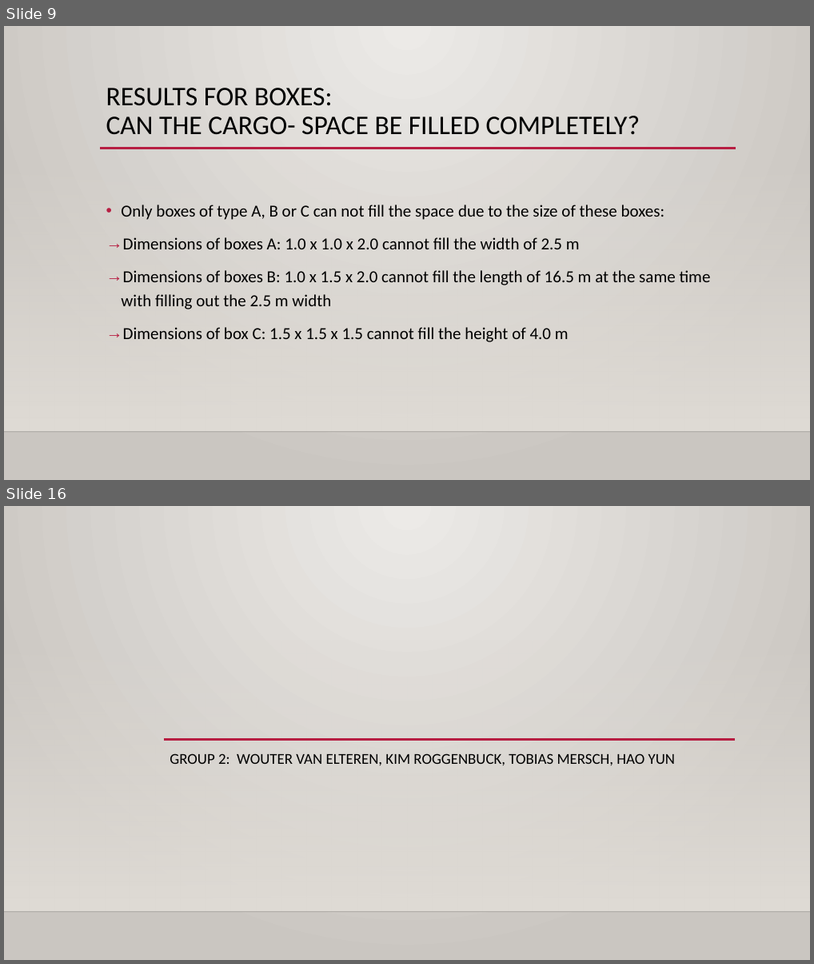
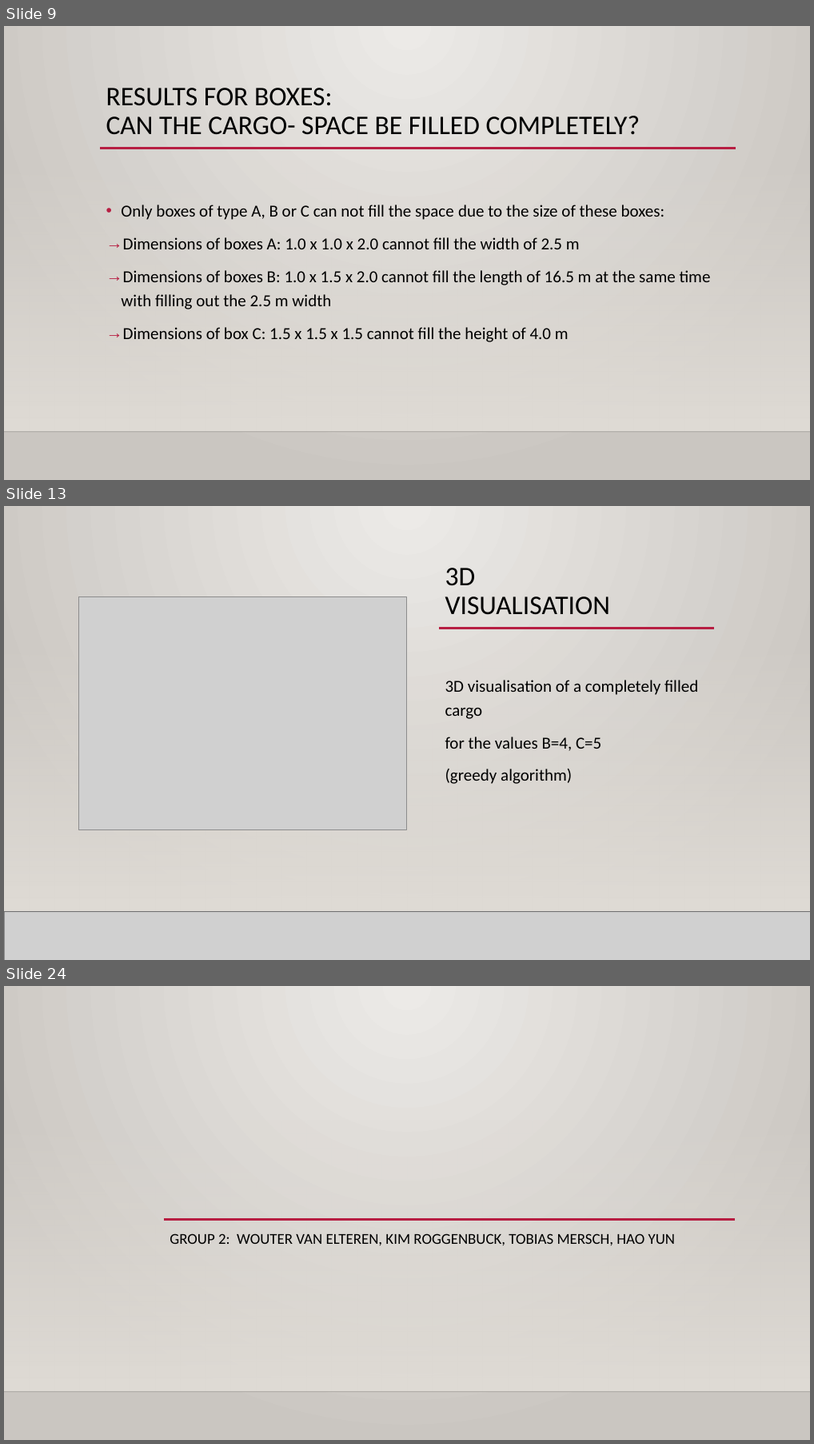
Before and after one commit to 31l3311/Pentominoes, a slide deck: project 3.pptx. Shown one above the other, each under a label of ours: slides 9 and 16 before the commit, slides 9, 13 and 24 after it; the slides between them are not shown. The pictures are 814x964 and 814x1444 pixels, drawn with LibreOffice and Linux fonts; fonts in the diff are those of the drawing; grey boxes stand for pictures; background and template pictures are left out. Boxes give left, top, right and bottom in pixels: in the first picture for what was removed or moved away, otherwise in the second. Text is boxed around its words. In the diff, an @@ line names an element or a change of style, - is before the commit and + after.

```diff
--- a/project 3.pptx
+++ b/project 3.pptx
@@ slide 13 added at (4, 506, 810, 960), background gradient #ECEAE7 to #CAC7C1; not listed: 3 template elements that a slide beside it also shows @@
@@ rectangle added at (4, 506, 810, 960), fill gradient #ECEAE7 to #CAC7C1 @@
@@ title added at (446, 568, 611, 615), 32 pt, text #000000 @@
+3D
+VISUALISATION
@@ picture added at (79, 596, 407, 830) @@
@@ rectangle added at (4, 640, 810, 912), fill gradient #DFDBD5 @@
@@ line added from (439, 628) to (714, 628), #B71E42 2.5 pt @@
@@ text added at (446, 680, 698, 784), 20 pt, text #000000 @@
+3D visualisation of a completely filled cargo
+for the values B=4, C=5
+(greedy algorithm)
@@ picture added at (4, 912, 810, 960) @@
@@ line added from (4, 912) to (810, 912), #000001 1 pt @@
@@ what was slide 16 is now slide 24 @@
```
Also in this commit, not shown: 8 slides changed, 9 other slides added, 2 slides removed.
